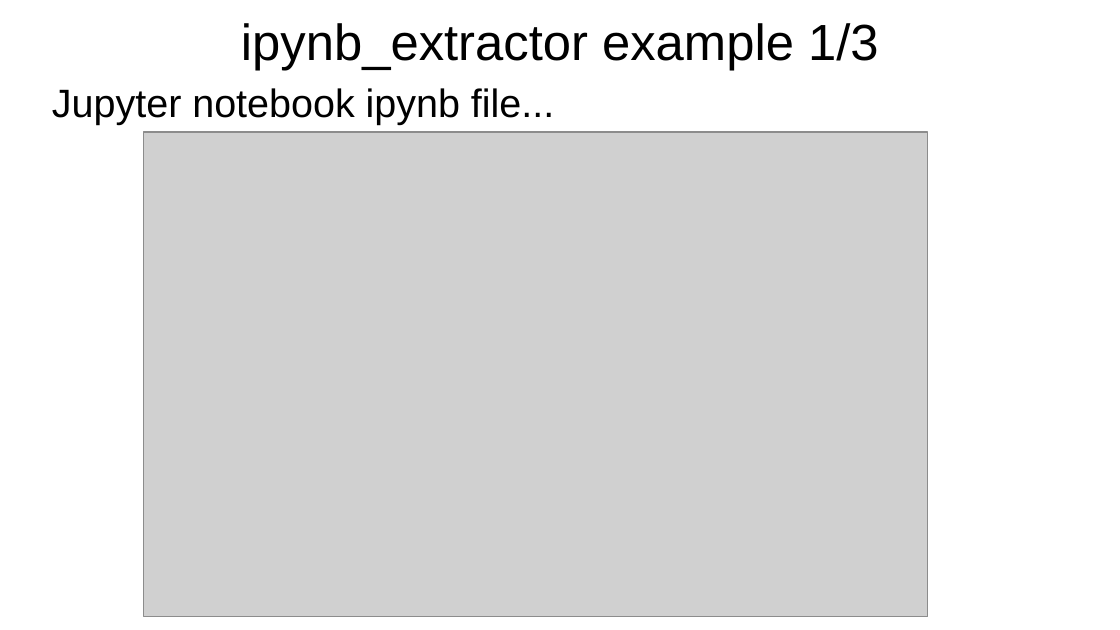
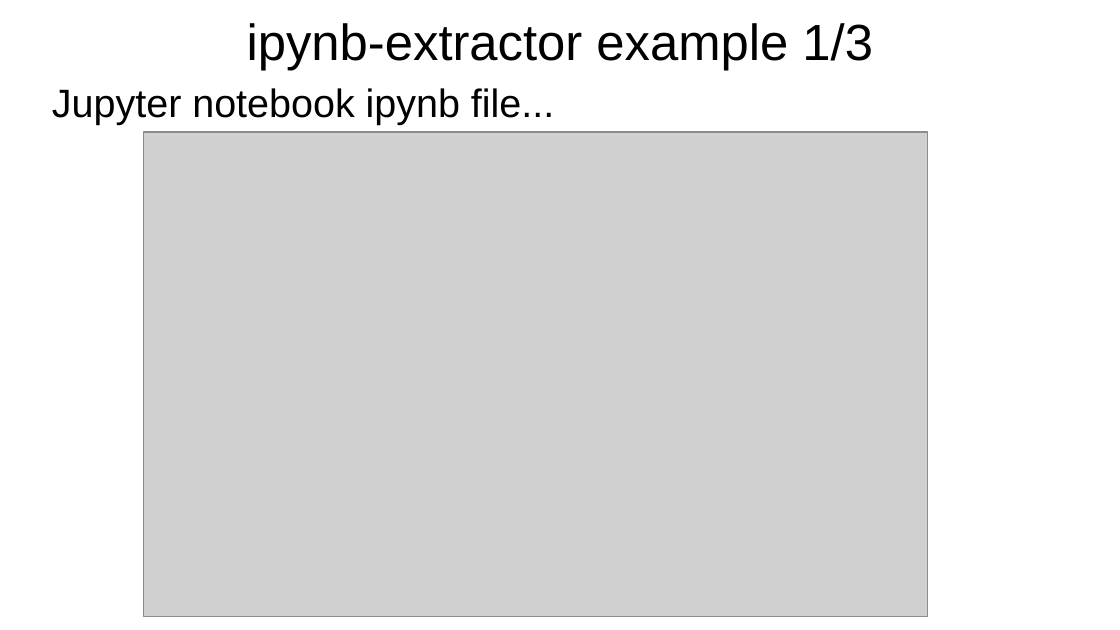
Before and after one commit to irsbugs/ipynb-extractor, a slide deck: slide 8 of ipynb_extractor_presentation.odp. Drawn at 1120x630 pixels with LibreOffice and Linux fonts; fonts in the diff are those of the drawing; grey boxes stand for pictures. Boxes give left, top, right and bottom in pixels: in the first picture for what was removed or moved away, otherwise in the second. Text is boxed around its words. In the diff, an @@ line names an element or a change of style, - is before the commit and + after.

Commit message:
update-extractor

```diff
--- a/ipynb_extractor_presentation.odp
+++ b/ipynb_extractor_presentation.odp
@@ title at box(247, 23, 873, 71): text changed @@
-ipynb_extractor example 1/3
+ipynb-extractor example 1/3
```
Also in this commit, not shown: 9 other slides changed.
